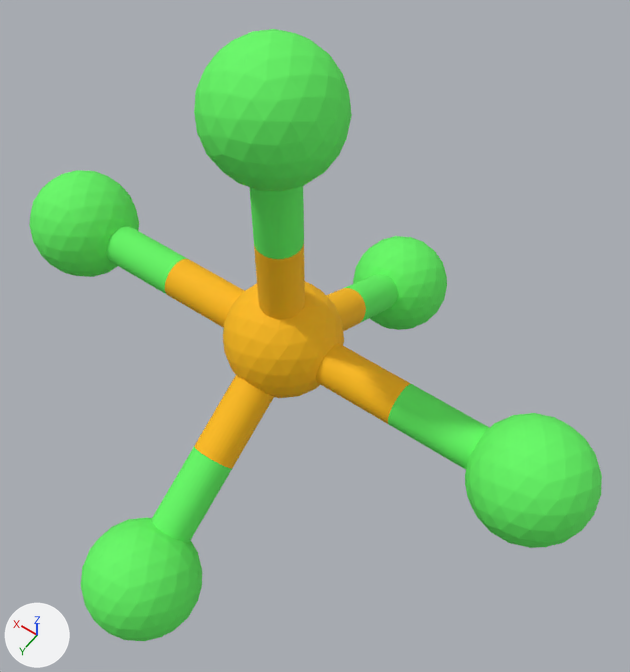
One commit to the glTF model assets/molecule/PCl5/PCl5.gltf: the scene before it, then after it.
One viewpoint serves both versions: a 50 mm lens placed at (-0.272, 0.318, 0.876), pointed at (-0.035, -0.014, 0.354). The axes (+X, +Y, +Z) are drawn at lower left. The lights are the same throughout. Where no turn or scale is listed for an object, it has been applied to the vertices.

The first picture shows 'Shape_IndexedFaceSet', 'Shape_IndexedFaceSet.001', 'Shape_IndexedFaceSet.002', 'Shape_IndexedFaceSet.003', 'Shape_IndexedFaceSet.004', 'Shape_IndexedFaceSet.005', 'Shape_IndexedFaceSet.006', 'Shape_IndexedFaceSet.008', 'Shape_IndexedFaceSet.010', 'Shape_IndexedFaceSet.012', 'Shape_IndexedFaceSet.013', 'Shape_IndexedFaceSet.015', 'Shape_IndexedFaceSet.016', 'Shape_IndexedFaceSet.018', 'Shape_IndexedFaceSet.019', 'Shape_IndexedFaceSet.021'.
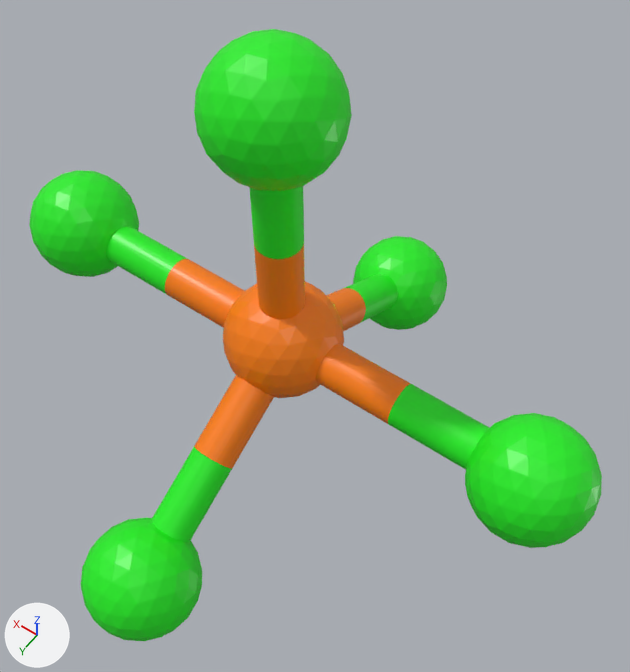
The newer file is also rescaled (x1.072), turned or shifted as a whole; pictures and numbers use the older file's frame.

Changed parts and their boxes (x1, y1, x2, y2) in the pictures (630 x 672 px):
'Shape_IndexedFaceSet.002', recoloured
    both: (194, 29, 352, 191)
'Shape_IndexedFaceSet', recoloured
    both: (465, 413, 602, 548)
'Shape_IndexedFaceSet.003', recoloured
    both: (81, 518, 202, 641)
'Shape_IndexedFaceSet.005', recoloured
    both: (223, 281, 344, 398)
'Shape_IndexedFaceSet.001', recoloured
    both: (29, 170, 139, 277)
'Shape_IndexedFaceSet.004', recoloured
    both: (353, 236, 447, 330)
'Shape_IndexedFaceSet.019', recoloured
    both: (388, 384, 489, 470)
'Shape_IndexedFaceSet.010', recoloured
    both: (151, 447, 232, 543)
'Shape_IndexedFaceSet.021', recoloured
    both: (316, 344, 411, 424)
'Shape_IndexedFaceSet.012', recoloured
    both: (194, 375, 274, 469)
'Shape_IndexedFaceSet.013', recoloured
    both: (250, 186, 304, 259)
'Shape_IndexedFaceSet.018', recoloured
    both: (165, 259, 245, 328)
'Shape_IndexedFaceSet.015', recoloured
    both: (254, 244, 305, 319)
'Shape_IndexedFaceSet.016', recoloured
    both: (106, 226, 187, 294)
'Shape_IndexedFaceSet.006', recoloured
    both: (345, 274, 398, 323)
'Shape_IndexedFaceSet.008', recoloured
    both: (326, 288, 366, 331)

The change, as a diff of the scene's bpy script:
```diff
--- a/assets/molecule/PCl5/PCl5.gltf.py
+++ b/assets/molecule/PCl5/PCl5.gltf.py
@@ me_shape_indexedfaceset @@
 me_shape_indexedfaceset.from_pydata(...)  # 162 vertices, 320 faces; spans x -0.0477..0.0477, y -0.0477..0.0477, z -0.0477..0.0477
-me_shape_indexedfaceset.materials.append(mat_shape)  # green #63f863
+me_shape_indexedfaceset.materials.append(mat_shape_008)  # green #1ff01f
@@ me_shape_indexedfaceset_001 @@
 me_shape_indexedfaceset_001.from_pydata(...)  # 162 vertices, 320 faces; spans x -0.0477..0.0477, y -0.0477..0.0477, z -0.0477..0.0477
-me_shape_indexedfaceset_001.materials.append(mat_shape)  # green #63f863
+me_shape_indexedfaceset_001.materials.append(mat_shape_008)  # green #1ff01f
@@ me_shape_indexedfaceset_002 @@
 me_shape_indexedfaceset_002.from_pydata(...)  # 162 vertices, 320 faces; spans x -0.0477..0.0477, y -0.0477..0.0477, z -0.0477..0.0477
-me_shape_indexedfaceset_002.materials.append(mat_shape)  # green #63f863
+me_shape_indexedfaceset_002.materials.append(mat_shape_008)  # green #1ff01f
@@ me_shape_indexedfaceset_003 @@
 me_shape_indexedfaceset_003.from_pydata(...)  # 162 vertices, 320 faces; spans x -0.0477..0.0477, y -0.0477..0.0477, z -0.0477..0.0477
-me_shape_indexedfaceset_003.materials.append(mat_shape)  # green #63f863
+me_shape_indexedfaceset_003.materials.append(mat_shape_008)  # green #1ff01f
@@ me_shape_indexedfaceset_004 @@
 me_shape_indexedfaceset_004.from_pydata(...)  # 162 vertices, 320 faces; spans x -0.0477..0.0477, y -0.0477..0.0477, z -0.0477..0.0477
-me_shape_indexedfaceset_004.materials.append(mat_shape)  # green #63f863
+me_shape_indexedfaceset_004.materials.append(mat_shape_008)  # green #1ff01f
@@ me_shape_indexedfaceset_005 @@
 me_shape_indexedfaceset_005.from_pydata(...)  # 162 vertices, 320 faces; spans x -0.049..0.049, y -0.049..0.049, z -0.049..0.049
-me_shape_indexedfaceset_005.materials.append(mat_shape_001)  # yellow #ffbc00
+me_shape_indexedfaceset_005.materials.append(mat_shape_009)  # orange #ff8000
@@ me_shape_indexedfaceset_006 @@
 me_shape_indexedfaceset_006.from_pydata(...)  # 74 vertices, 144 faces; spans x -0.0178..0.0178, y -0.0569..0.0569, z -0.0431..0.0431
-me_shape_indexedfaceset_006.materials.append(mat_shape)  # green #63f863
+me_shape_indexedfaceset_006.materials.append(mat_shape_008)  # green #1ff01f
@@ me_shape_indexedfaceset_008 @@
 me_shape_indexedfaceset_008.from_pydata(...)  # 74 vertices, 144 faces; spans x -0.0178..0.0178, y -0.0569..0.0569, z -0.0431..0.0431
-me_shape_indexedfaceset_008.materials.append(mat_shape_001)  # yellow #ffbc00
+me_shape_indexedfaceset_008.materials.append(mat_shape_009)  # orange #ff8000
@@ me_shape_indexedfaceset_010 @@
 me_shape_indexedfaceset_010.from_pydata(...)  # 74 vertices, 144 faces; spans x -0.0178..0.0178, y -0.0569..0.0569, z -0.0431..0.0431
-me_shape_indexedfaceset_010.materials.append(mat_shape)  # green #63f863
+me_shape_indexedfaceset_010.materials.append(mat_shape_008)  # green #1ff01f
@@ me_shape_indexedfaceset_012 @@
 me_shape_indexedfaceset_012.from_pydata(...)  # 74 vertices, 144 faces; spans x -0.0178..0.0178, y -0.0569..0.0569, z -0.0431..0.0431
-me_shape_indexedfaceset_012.materials.append(mat_shape_001)  # yellow #ffbc00
+me_shape_indexedfaceset_012.materials.append(mat_shape_009)  # orange #ff8000
@@ me_shape_indexedfaceset_013 @@
 me_shape_indexedfaceset_013.from_pydata(...)  # 74 vertices, 144 faces; spans x -0.0178..0.0178, y -0.0178..0.0178, z -0.0555..0.0555
-me_shape_indexedfaceset_013.materials.append(mat_shape)  # green #63f863
+me_shape_indexedfaceset_013.materials.append(mat_shape_008)  # green #1ff01f
@@ me_shape_indexedfaceset_015 @@
 me_shape_indexedfaceset_015.from_pydata(...)  # 74 vertices, 144 faces; spans x -0.0178..0.0178, y -0.0178..0.0178, z -0.0555..0.0555
-me_shape_indexedfaceset_015.materials.append(mat_shape_001)  # yellow #ffbc00
+me_shape_indexedfaceset_015.materials.append(mat_shape_009)  # orange #ff8000
@@ me_shape_indexedfaceset_016 @@
 me_shape_indexedfaceset_016.from_pydata(...)  # 74 vertices, 144 faces; spans x -0.0555..0.0555, y -0.0178..0.0178, z -0.0178..0.0178
-me_shape_indexedfaceset_016.materials.append(mat_shape)  # green #63f863
+me_shape_indexedfaceset_016.materials.append(mat_shape_008)  # green #1ff01f
@@ me_shape_indexedfaceset_018 @@
 me_shape_indexedfaceset_018.from_pydata(...)  # 74 vertices, 144 faces; spans x -0.0555..0.0555, y -0.0178..0.0178, z -0.0178..0.0178
-me_shape_indexedfaceset_018.materials.append(mat_shape_001)  # yellow #ffbc00
+me_shape_indexedfaceset_018.materials.append(mat_shape_009)  # orange #ff8000
@@ me_shape_indexedfaceset_019 @@
 me_shape_indexedfaceset_019.from_pydata(...)  # 74 vertices, 144 faces; spans x -0.0555..0.0555, y -0.0178..0.0178, z -0.0178..0.0178
-me_shape_indexedfaceset_019.materials.append(mat_shape)  # green #63f863
+me_shape_indexedfaceset_019.materials.append(mat_shape_008)  # green #1ff01f
@@ me_shape_indexedfaceset_021 @@
 me_shape_indexedfaceset_021.from_pydata(...)  # 74 vertices, 144 faces; spans x -0.0555..0.0555, y -0.0178..0.0178, z -0.0178..0.0178
-me_shape_indexedfaceset_021.materials.append(mat_shape_001)  # yellow #ffbc00
+me_shape_indexedfaceset_021.materials.append(mat_shape_009)  # orange #ff8000
```
